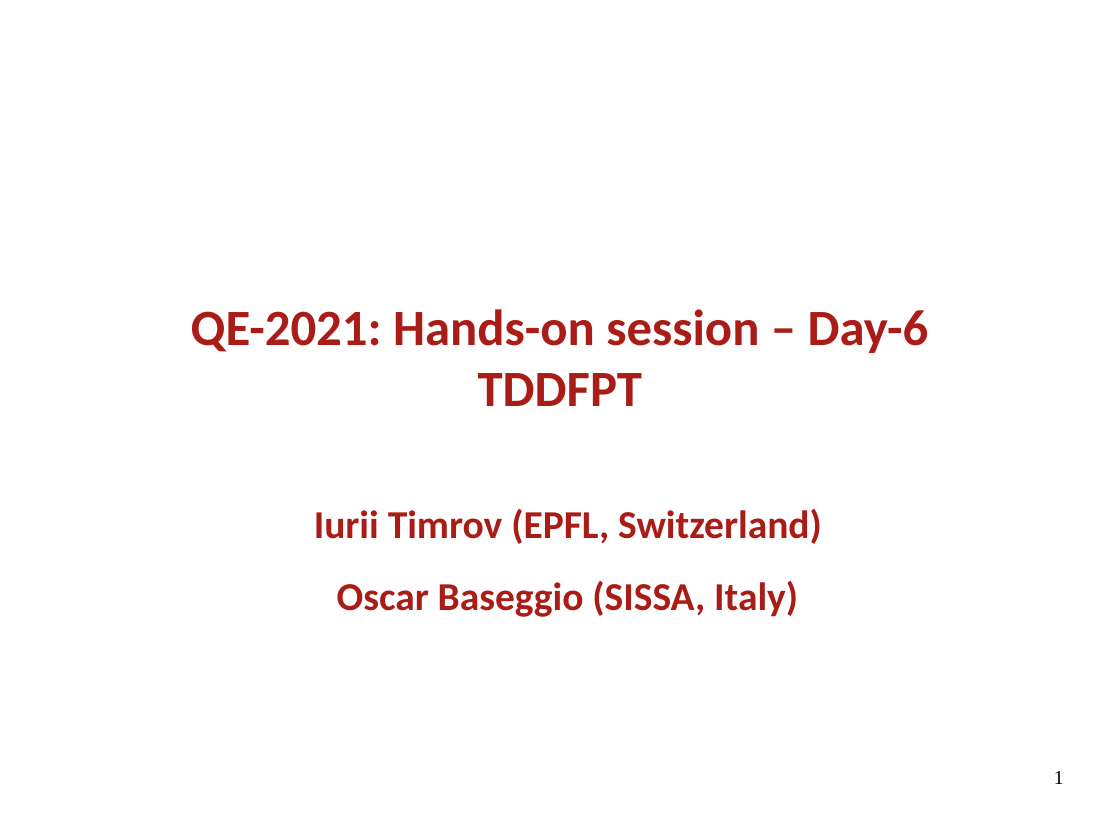
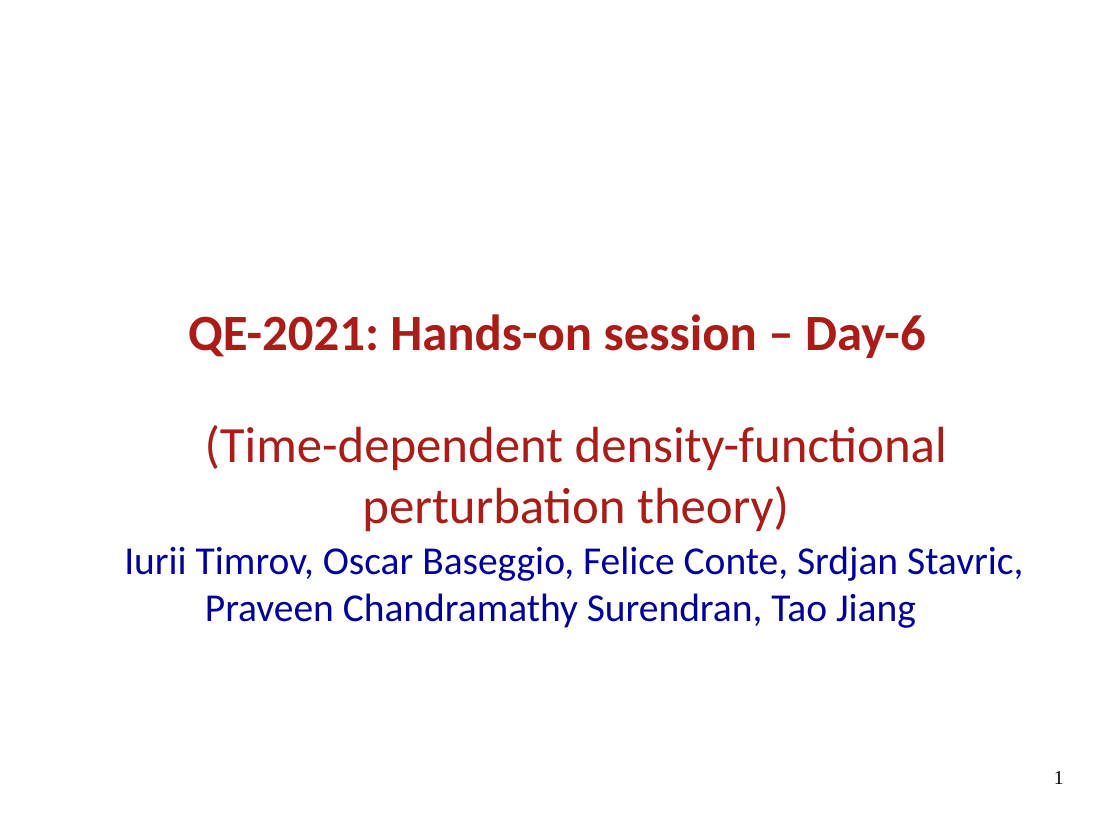
Before and after one commit to thepranab/materials-for-max-qe2021-online-school, a slide deck: slide 1 of slides.sources/handson-day6.odp. Drawn at 1120x840 pixels with LibreOffice and Linux fonts; fonts in the diff are those of the drawing; background and template pictures are left out. Boxes give left, top, right and bottom in pixels: in the first picture for what was removed or moved away, otherwise in the second. Text is boxed around its words. In the diff, an @@ line names an element or a change of style, - is before the commit and + after.

```diff
--- a/slides.sources/handson-day6.odp
+++ b/slides.sources/handson-day6.odp
@@ text at [478, 373, 642, 406]: paragraph removed @@
-TDDFPT
@@ text "(Time-dependent density-functional perturbation theory)" at [205, 425, 947, 532]: vertical alignment middle to top @@
@@ text at [205, 425, 947, 532]: text changed; size 28 to 36 pt; text colour #AA1C16 to #AA1C17; bold off @@
-Oscar Baseggio (SISSA, Italy)
+(Time-dependent density-functional perturbation theory)
@@ text at [124, 546, 1023, 628]: text changed; text colour #AA1C16 to #000099; bold off @@
-Iurii Timrov (EPFL, Switzerland)
+Iurii Timrov, Oscar Baseggio, Felice Conte, Srdjan Stavric, Praveen Chandramathy Surendran, Tao Jiang
```
Also in this commit, not shown: 3 other slides changed, 1 other file.
